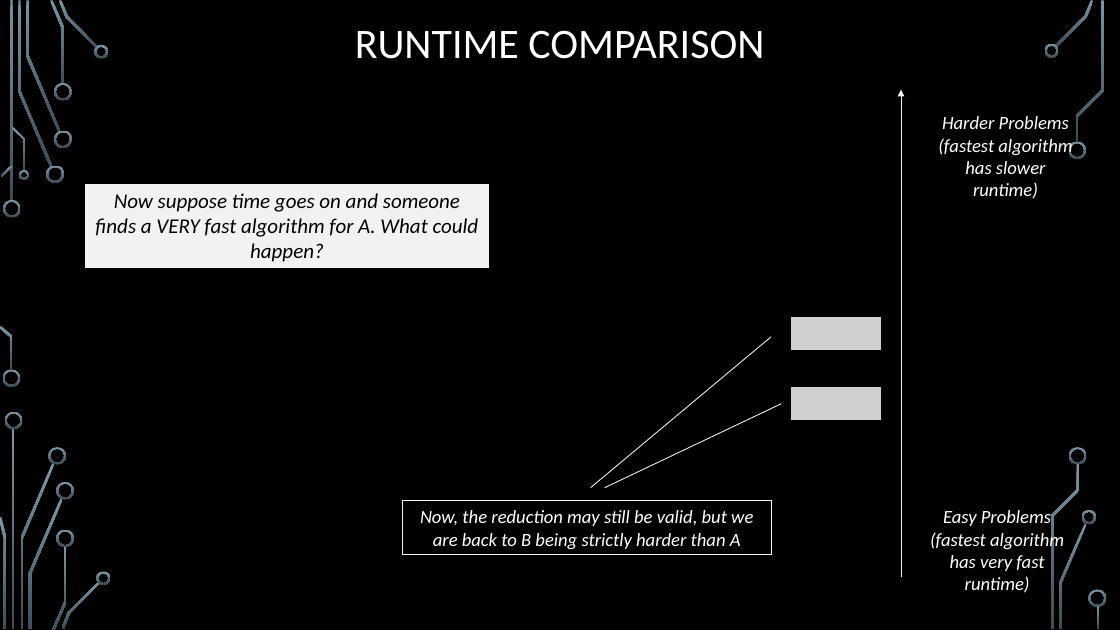
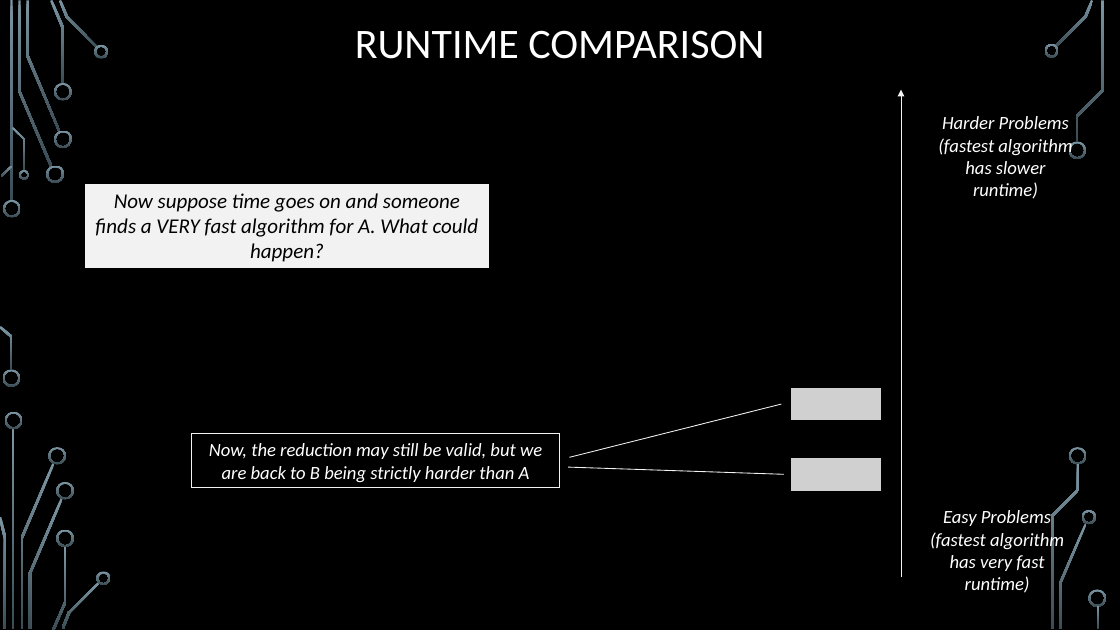
Before and after one commit to markfloryan/dmt2, a slide deck: slide 40 of slides/05-ComplexityTheory.pptx. Drawn at 1120x630 pixels with LibreOffice and Linux fonts; fonts in the diff are those of the drawing; grey boxes stand for pictures; background and template pictures are left out. Boxes give left, top, right and bottom in pixels: in the first picture for what was removed or moved away, otherwise in the second. Text is boxed around its words. In the diff, an @@ line names an element or a change of style, - is before the commit and + after.

Commit message:
small updates to comp. theory slides

```diff
--- a/slides/05-ComplexityTheory.pptx
+++ b/slides/05-ComplexityTheory.pptx
@@ picture removed at [791,317,882,350] @@
@@ line moved from (591, 488) - (771, 337) to (570, 457) - (781, 404) @@
@@ rectangle "Now, the reduction may still ...": place and size @@
-rectangle "Now, the reduction may still ..." at [402,501,771,555]
+rectangle "Now, the reduction may still ..." at [192,434,560,488]
@@ line moved from (605, 488) - (781, 404) to (568, 467) - (784, 475) @@
@@ picture added at [791,457,882,491] @@
```
